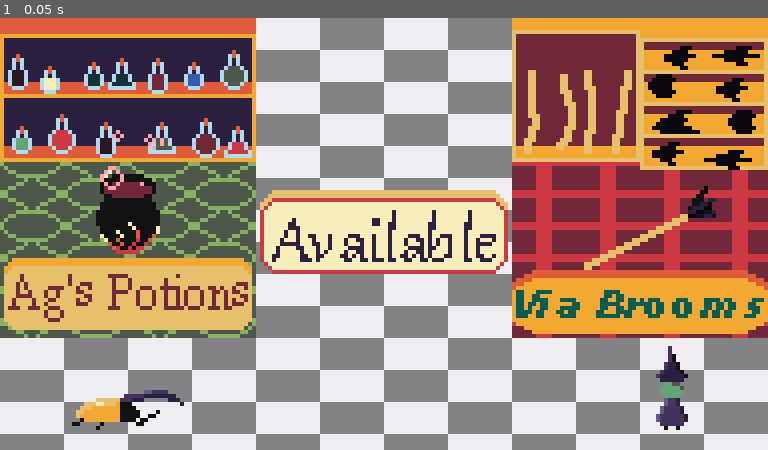
Above: before the commit, frame 1.
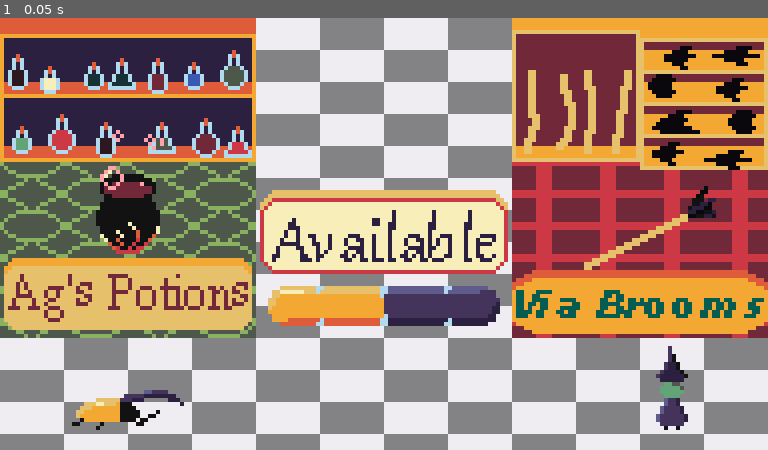
Above: after the commit, the same moment.

Repository: ololili/MusicGame
Game: Godot game, scene res://Code/Main/main.tscn
Two runs of this game, one before a commit and one after it. Both use one fixed random seed, a clock stepped at 60 frames per second and the inputs below.
Inputs:
- Up to frame 1 (0.05 s): no input

The runs differ from the first frame. In frame 1, 2.7% of the frame differs, in the area x 34-66%, y 62-72%.

Commit message:
Advanced shield implementation.

Diff:
--- a/src/Code/Animation/Actors/Scripts/beetle.gd
+++ b/src/Code/Animation/Actors/Scripts/beetle.gd
@@ -7,13 +7,13 @@
 
 func _process(_delta):
 	if Input.is_action_just_pressed("button"):
-		make_shield(0.1)
+		make_shield()
 	if Input.is_action_just_released("button"):
-		if current_shield:
+		if is_instance_valid(current_shield):
 			current_shield.queue_free()
 
-func make_shield(time_offset: float):
+func make_shield():
 	current_shield = shield.instantiate()
 	current_shield.global_position = $SpawnPosition.global_position
-	current_shield.get_node("MyAnimationPlayer").play("standard")
+	current_shield.start()
 	add_sibling(current_shield)
--- a/src/Code/Animation/Actors/Scripts/enemy_projectile.gd
+++ b/src/Code/Animation/Actors/Scripts/enemy_projectile.gd
@@ -17,3 +17,16 @@
 
 func start():
 	is_moving = true
+	power.level = 5
+
+
+func _on_area_entered(area):
+	if area.name == "Beetle":
+		Globals.deal_damage(-1 * power.level)
+		queue_free()
+	else:
+		power.level -= area.power.level
+		if power.level <= 0:
+			queue_free()
+		else:
+			$MyAnimationPlayer.play(power.get_level_name() + "_pow")
--- /dev/null
+++ b/src/Code/Animation/Actors/Scripts/shield.gd
@@ -0,0 +1,39 @@
+extends Area2D
+
+
+@export var power: Power = null
+@export var ease_of_succes: float = 0.1
+
+var animations: MyAnimationPlayer
+
+var is_degrading: bool = false
+
+func _ready():
+	Globals.has_beaten.connect(degrade)
+
+func start():
+	get_power_level()
+	is_degrading = false
+
+	animations = $MyAnimationPlayer
+	animations.play(power.get_level_name() + "_power")
+
+func get_power_level():
+	var time_to_beat = Globals.time_to_beat
+	var max_time = Globals.max_time_to_beat
+	var quality = max(time_to_beat / max_time, (max_time - time_to_beat) / max_time)
+	quality = quality * 2 - 1
+	power.level = int(quality * 4 + 1 + ease_of_succes)
+
+	# print(quality, power.get_level_name(), power.level)
+
+
+func degrade():
+	if is_degrading:
+		power.level -= 1
+	else:
+		is_degrading = true
+	if power.level == 0:
+		queue_free()
+	else:
+		$MyAnimationPlayer.play(power.get_level_name() + "_power")
--- a/src/Code/Animation/Actors/beetle.tscn
+++ b/src/Code/Animation/Actors/beetle.tscn
@@ -46,8 +46,7 @@
 }
 
 [node name="Beetle" type="Area2D"]
-collision_layer = 2
-collision_mask = 8
+collision_mask = 16
 script = ExtResource("1_17thw")
 
 [node name="Sprite2D" type="Sprite2D" parent="."]
--- a/src/Code/Animation/Actors/enemy_projectile.tscn
+++ b/src/Code/Animation/Actors/enemy_projectile.tscn
@@ -149,3 +149,5 @@
 }
 script = ExtResource("2_fysbx")
 has_one_animation = false
+
+[connection signal="area_entered" from="." to="." method="_on_area_entered"]
--- a/src/Code/Animation/Actors/shield.tscn
+++ b/src/Code/Animation/Actors/shield.tscn
@@ -1,49 +1,127 @@
-[gd_scene load_steps=7 format=3 uid="uid://dmxjhway87mu3"]
+[gd_scene load_steps=14 format=3 uid="uid://dmxjhway87mu3"]
 
-[ext_resource type="Texture2D" uid="uid://by7s11vyt6jc" path="res://Assets/Sprites/Actors/Shield.png" id="1_6bplh"]
+[ext_resource type="Script" path="res://Code/Animation/Actors/Scripts/shield.gd" id="1_3goje"]
+[ext_resource type="Texture2D" uid="uid://dnj58n4twylfp" path="res://Assets/Sprites/Actors/Shield.png" id="1_6bplh"]
+[ext_resource type="Script" path="res://Code/Main/Scripts/power.gd" id="2_51ryg"]
 [ext_resource type="Script" path="res://Code/Animation/Scripts/my_animation_player.gd" id="2_aajlb"]
+
+[sub_resource type="Resource" id="Resource_44pur"]
+script = ExtResource("2_51ryg")
 
 [sub_resource type="RectangleShape2D" id="RectangleShape2D_7xkjm"]
 size = Vector2(21, 27)
-
-[sub_resource type="Animation" id="Animation_sw5m4"]
-resource_name = "standard"
-length = 3.0
-tracks/0/type = "value"
-tracks/0/imported = false
-tracks/0/enabled = true
-tracks/0/path = NodePath("Sprite2D:frame")
-tracks/0/interp = 1
-tracks/0/loop_wrap = false
-tracks/0/keys = {
-"times": PackedFloat32Array(0.05, 2.95),
-"transitions": PackedFloat32Array(1, 1),
-"update": 0,
-"values": [0, 29]
-}
 
 [sub_resource type="Animation" id="Animation_t3x0u"]
 length = 0.001
 tracks/0/type = "value"
 tracks/0/imported = false
 tracks/0/enabled = true
-tracks/0/path = NodePath("Sprite2D:frame")
+tracks/0/path = NodePath("Sprite2D:frame_coords")
 tracks/0/interp = 1
 tracks/0/loop_wrap = true
 tracks/0/keys = {
 "times": PackedFloat32Array(0),
 "transitions": PackedFloat32Array(1),
 "update": 1,
-"values": [0]
+"values": [Vector2i(0, 0)]
+}
+
+[sub_resource type="Animation" id="Animation_uwrre"]
+resource_name = "hi_power"
+length = 0.6
+tracks/0/type = "value"
+tracks/0/imported = false
+tracks/0/enabled = true
+tracks/0/path = NodePath("Sprite2D:frame_coords")
+tracks/0/interp = 1
+tracks/0/loop_wrap = false
+tracks/0/keys = {
+"times": PackedFloat32Array(0.05, 0.55),
+"transitions": PackedFloat32Array(1, 1),
+"update": 0,
+"values": [Vector2i(0, 1), Vector2i(5, 1)]
+}
+
+[sub_resource type="Animation" id="Animation_s3pdx"]
+resource_name = "lo_power"
+length = 0.6
+tracks/0/type = "value"
+tracks/0/imported = false
+tracks/0/enabled = true
+tracks/0/path = NodePath("Sprite2D:frame_coords")
+tracks/0/interp = 1
+tracks/0/loop_wrap = false
+tracks/0/keys = {
+"times": PackedFloat32Array(0.05, 0.55),
+"transitions": PackedFloat32Array(1, 1),
+"update": 0,
+"values": [Vector2i(0, 3), Vector2i(5, 3)]
+}
+
+[sub_resource type="Animation" id="Animation_sw5m4"]
+resource_name = "max_power"
+length = 0.6
+tracks/0/type = "value"
+tracks/0/imported = false
+tracks/0/enabled = true
+tracks/0/path = NodePath("Sprite2D:frame_coords")
+tracks/0/interp = 1
+tracks/0/loop_wrap = false
+tracks/0/keys = {
+"times": PackedFloat32Array(0.05, 0.55),
+"transitions": PackedFloat32Array(1, 1),
+"update": 0,
+"values": [Vector2i(0, 0), Vector2i(5, 0)]
+}
+
+[sub_resource type="Animation" id="Animation_qcxr7"]
+resource_name = "mid_power"
+length = 0.6
+tracks/0/type = "value"
+tracks/0/imported = false
+tracks/0/enabled = true
+tracks/0/path = NodePath("Sprite2D:frame_coords")
+tracks/0/interp = 1
+tracks/0/loop_wrap = false
+tracks/0/keys = {
+"times": PackedFloat32Array(0.05, 0.55),
+"transitions": PackedFloat32Array(1, 1),
+"update": 0,
+"values": [Vector2i(0, 2), Vector2i(5, 2)]
+}
+
+[sub_resource type="Animation" id="Animation_1tcxn"]
+resource_name = "min_power"
+length = 0.6
+tracks/0/type = "value"
+tracks/0/imported = false
+tracks/0/enabled = true
+tracks/0/path = NodePath("Sprite2D:frame_coords")
+tracks/0/interp = 1
+tracks/0/loop_wrap = false
+tracks/0/keys = {
+"times": PackedFloat32Array(0.05, 0.55),
+"transitions": PackedFloat32Array(1, 1),
+"update": 0,
+"values": [Vector2i(0, 4), Vector2i(5, 4)]
 }
 
 [sub_resource type="AnimationLibrary" id="AnimationLibrary_xyaxu"]
 _data = {
 "RESET": SubResource("Animation_t3x0u"),
-"standard": SubResource("Animation_sw5m4")
+"hi_power": SubResource("Animation_uwrre"),
+"lo_power": SubResource("Animation_s3pdx"),
+"max_power": SubResource("Animation_sw5m4"),
+"mid_power": SubResource("Animation_qcxr7"),
+"min_power": SubResource("Animation_1tcxn")
 }
 
 [node name="Shield" type="Area2D"]
+collision_layer = 4
+collision_mask = 16
+script = ExtResource("1_3goje")
+power = SubResource("Resource_44pur")
+ease_of_succes = 0.5
 
 [node name="CollisionShape2D" type="CollisionShape2D" parent="."]
 position = Vector2(0.5, 2.5)
@@ -51,7 +129,8 @@
 
 [node name="Sprite2D" type="Sprite2D" parent="."]
 texture = ExtResource("1_6bplh")
-hframes = 30
+hframes = 6
+vframes = 5
 
 [node name="MyAnimationPlayer" type="AnimationPlayer" parent="."]
 libraries = {
--- a/src/Code/Main/Scripts/power.gd
+++ b/src/Code/Main/Scripts/power.gd
@@ -4,33 +4,11 @@
 
 
 var level_dict: Dictionary = {5: "max", 4: "hi", 3: "mid", 2: "lo", 1: "min", 0: "no"}
-var level: float = 1.0
+var level: int = 5
 var level_number = 5
 
 func _init():
-	set_level(1.0)
+	level = 5
 
 func get_level_name() -> String:
-	return level_dict[level_number]
-
-func set_level(new_level: float):
-	level = 0.0
-	change_level(new_level)
-
-func change_level(change: float):
-	level += change
-	if level > 1:
-		level = 1.0
-	elif level < 0:
-		level = 0.0
-	set_level_number()
-
-func set_level_number():
-	if level == 1.0:
-		level_number = 5
-		return true
-	if level == 0.0:
-		level_number = 0
-		return true
-	var num = level * 4 + 1
-	level_number = int(num)
+	return level_dict[level]
--- a/src/Code/Main/globals.gd
+++ b/src/Code/Main/globals.gd
@@ -6,13 +6,14 @@
 
 var bpm: int
 var time_to_beat: float
-
+var max_time_to_beat: float
 
 func beating():
 	has_beaten.emit()
 
 func start_new_song(p_bpm: int):
 	bpm = p_bpm
+	max_time_to_beat = 60.0 / float(bpm)
 	new_song_started.emit()
 
 func deal_damage(amount: float):
--- a/src/Code/Main/main.tscn
+++ b/src/Code/Main/main.tscn
@@ -6,6 +6,7 @@
 [ext_resource type="PackedScene" uid="uid://dd17gy7m237yf" path="res://Code/Animation/Backgrounds/broom_shop.tscn" id="3_5nm3x"]
 [ext_resource type="PackedScene" uid="uid://q4c1yalcba2b" path="res://Code/Animation/Actors/beetle.tscn" id="5_yxf14"]
 [ext_resource type="PackedScene" uid="uid://6vmxp4dkwd7j" path="res://Code/Animation/Actors/witch.tscn" id="6_sn84j"]
+[ext_resource type="PackedScene" uid="uid://dh5kxm6cm8pes" path="res://Code/UI/heath_bar.tscn" id="7_c80qo"]
 
 [node name="Main" type="Node2D"]
 
@@ -26,3 +27,9 @@
 
 [node name="Witch" parent="." instance=ExtResource("6_sn84j")]
 position = Vector2(168, 87)
+
+[node name="HeathBar" parent="." instance=ExtResource("7_c80qo")]
+offset_left = 64.0
+offset_top = 64.0
+offset_right = 128.0
+offset_bottom = 80.0
Binary file changed: src/Assets/Sprites/Actors/Shield.png
Not shown, changed: src/Assets/Sprites/Actors/Shield.png.import
Not shown: 1 places in src/Code/Main/main.tscn that only renumber resources
